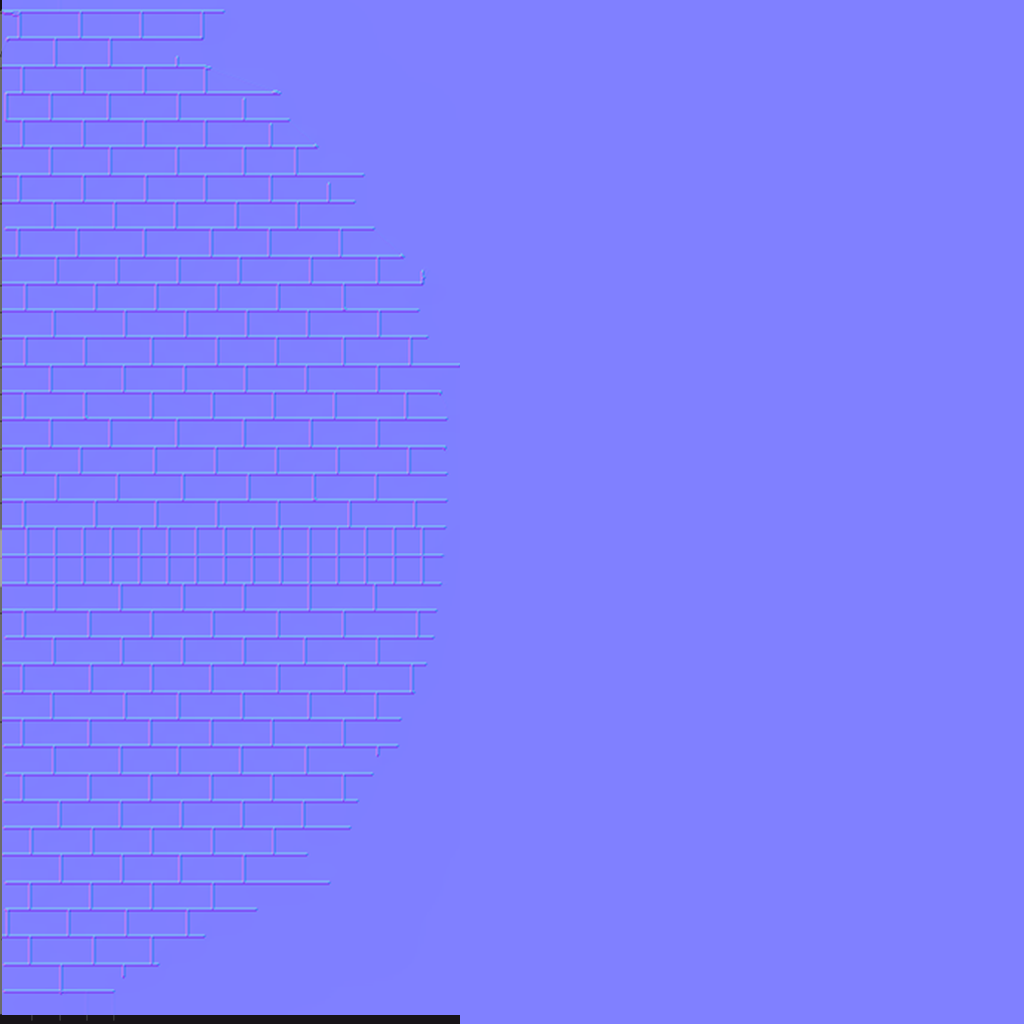
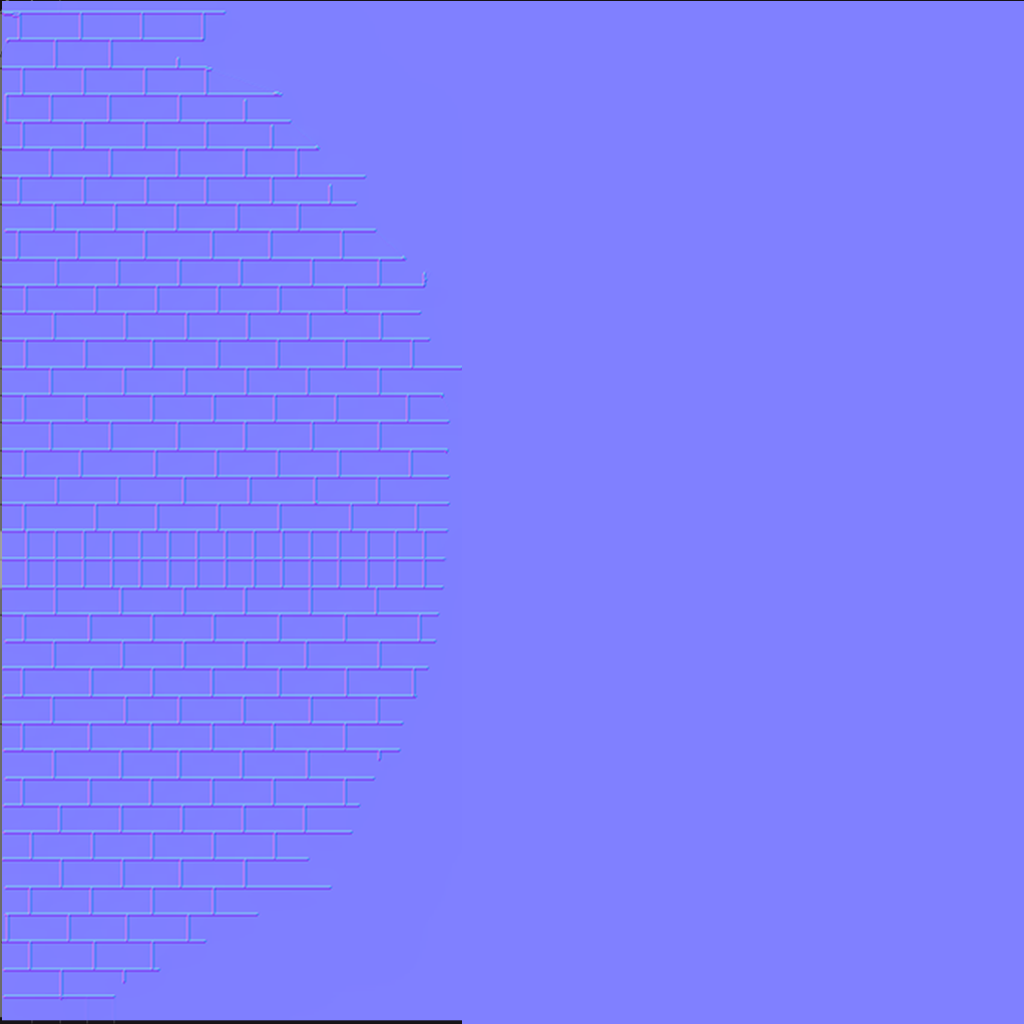
Revision of a layered (1024, 1024) image; what changed, layer by layer:
painted on "Normals" over [2, 0, 1024, 1024]
painted on "BaseColor" over [0, 0, 944, 1024]
hid "MatProps" over [0, 0, 1024, 1024]
